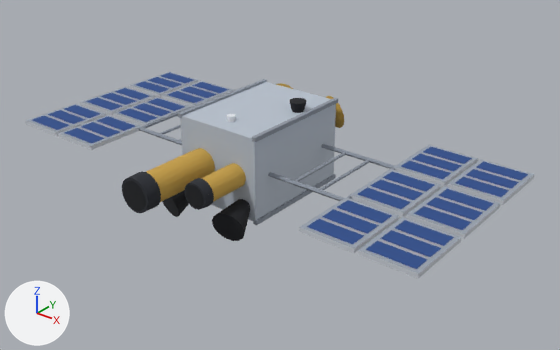
What one commit did to the glTF model site/models/kanopus-v.glb.
Camera for both pictures: a 50 mm lens placed at (5.46, -6.46, 3.73), pointed at (0.37, -0.09, -0.22). Lighting does not change. The marker at lower left points along +X, +Y and +Z. The picture after the commit comes second. Where no turn or scale is listed for an object, it has been applied to the vertices. Vertices at exactly the same position are counted once.

In view in the first picture: 'body', 'foil', 'solar-panel'.
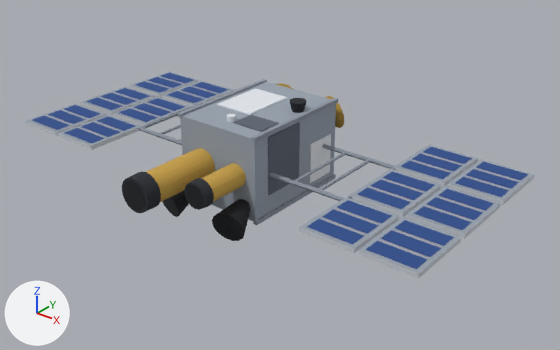
Boxes [x1, y1, x2, y2] around the edits, measured in the pictures (560 x 350 px):
part 1 of me_body, added
    after: [233, 115, 279, 132]
part 2 of me_body, added
    after: [217, 88, 287, 115]
part 3 of me_body, added
    after: [268, 122, 300, 195]
part 4 of me_body, added
    after: [310, 134, 331, 183]
part 5 of me_body, recoloured (pale blue to grey)
    both: [180, 82, 336, 221]

The change, as a list of edits to the scene's bpy script:
```text
Add mat_own__5e6672:
    mat_own__5e6672 = principled_material('own #5e6672')
    mat_own__5e6672.base_color = (0.112, 0.133, 0.168)  # greyish blue #5e6672
    mat_own__5e6672.roughness = 1.0
Add mat_own__22252b:
    mat_own__22252b = principled_material('own #22252b')
    mat_own__22252b.base_color = (0.016, 0.0185, 0.0242)  # black #22252b
    mat_own__22252b.roughness = 1.0
Add mat_own__98a2ae:
    mat_own__98a2ae = principled_material('own #98a2ae')
    mat_own__98a2ae.base_color = (0.316, 0.362, 0.424)  # grey #98a2ae
    mat_own__98a2ae.roughness = 1.0
Add mat_own__1b1d22:
    mat_own__1b1d22 = principled_material('own #1b1d22')
    mat_own__1b1d22.base_color = (0.011, 0.0123, 0.016)  # black #1b1d22
    mat_own__1b1d22.roughness = 1.0
Change me_body:
    used by ob_body; location = (0.0, -0.257, -0.006)
    remove me_body.from_pydata(...)  # 4061 vertices, 5280 faces; spans x -2.85..2.85, y -1.53..1.53, z -0.63..0.63
    add me_body.from_pydata(...)  # 4297 vertices, 5656 faces; spans x -2.85..2.85, y -1.53..1.53, z -0.63..0.63
    me_body part 1: a new loose piece, a box spanning x 0.08..0.48, y -0.293..0.008, z 0.506..0.518, in mat_own__5e6672 (greyish blue #5e6672)
    me_body part 2: a new loose piece of 164 vertices spanning x -0.45..0.05, y 0.01..0.71, z 0.51..0.52, in mat_own__e3e7ed (white #e3e7ed)
    me_body part 3: a new loose piece of 22 vertices spanning x 0.55..0.56, y -0.27..0.28, z -0.24..0.46, in mat_own__5e6672 (greyish blue #5e6672)
    me_body part 4
    20 vertices are added at x -0.56..0.56, y 0.51..0.91, z -0.39..0.11
    32 new faces join them, mat_own__e3e7ed (white #e3e7ed)
    me_body part 5: 156 faces spanning x -0.55..0.55, y -0.49..1.01, z -0.49..0.51 switch from mat_own__b9c2ce (pale blue #b9c2ce) to mat_own__98a2ae (grey #98a2ae)
    other edits to the shape of me_body do not show in these pictures
    remove me_body.materials.append(mat_own__1c1e23)  # black #1c1e23
    remove me_body.materials.append(mat_own__9aa3af)  # grey #9aa3af
    add me_body.materials.append(mat_own__5e6672)  # greyish blue #5e6672
    add me_body.materials.append(mat_own__1b1d22)  # black #1b1d22
    add me_body.materials.append(mat_own__22252b)  # black #22252b
```
